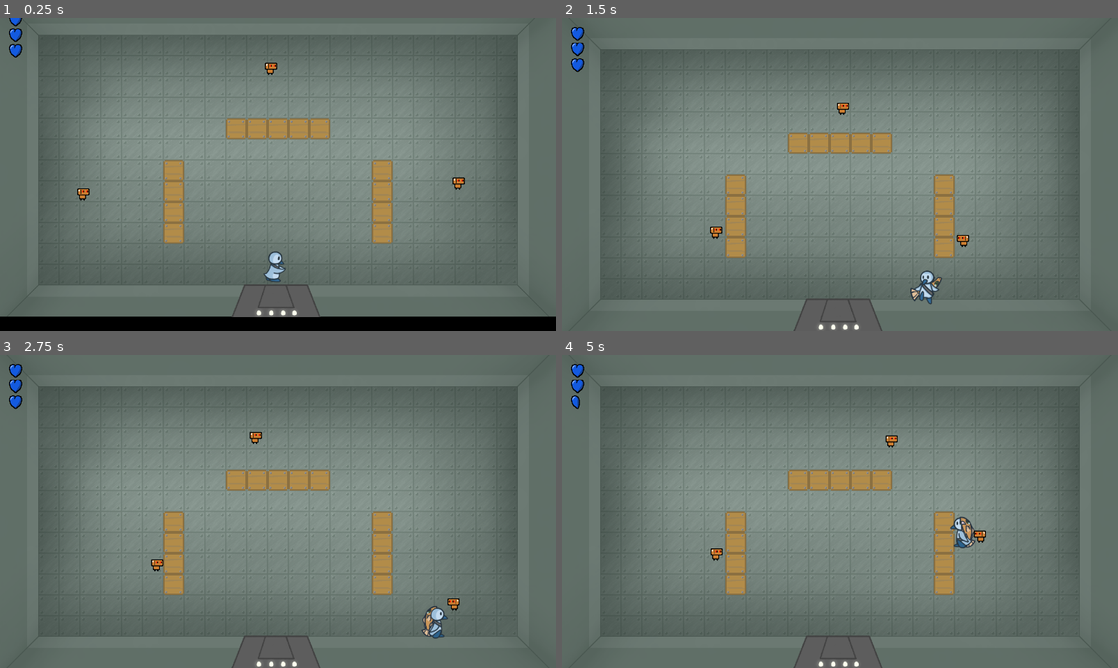
Above: before the commit, frames 1-4 (two rows, left to right).
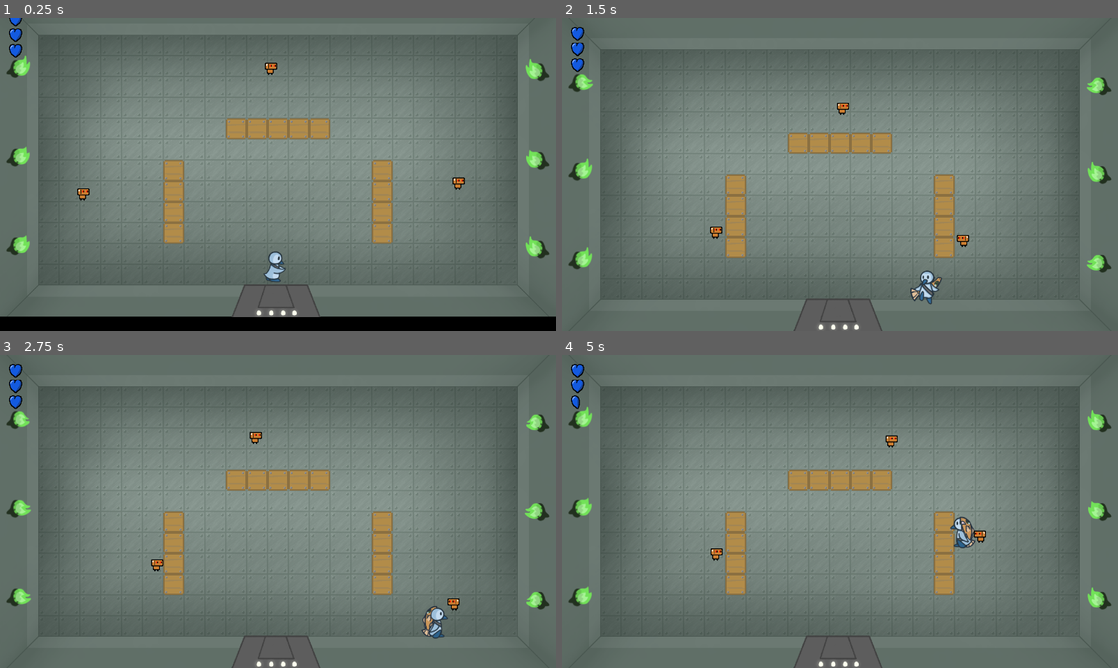
Above: after the commit, the same moments.

Repository: actually-reb/fenrir-2020
Game: Godot game, scene res://scene/Main.tscn
Two runs of this game, one before a commit and one after it. Both use one fixed random seed, a clock stepped at 60 frames per second and the inputs below.
Inputs (mouse positions are in pixels of both pictures, inside the frame that each line leads up to):
- Up to frame 1 (0.25 s): no input
- Up to frame 2 (1.5 s): move the mouse to (962, 158) at 0.52 s; hold D (move_right) 0.53-1.28 s; click (962, 158) at 0.67 s; move the mouse to (728, 190) at 1.27 s; hold S (move_down) from 1.28 s (still down)
- Up to frame 3 (2.75 s): move the mouse to (333, 442) at 2.02 s; release S (move_down) at 2.03 s; hold D (move_right) from 2.03 s (still down)
- Up to frame 4 (5 s): move the mouse to (812, 574) at 2.77 s; release D (move_right) at 2.78 s; hold W (move_up) 2.78-3.53 s; click (812, 574) at 2.92 s; move the mouse to (1006, 558) at 3.52 s; hold A (move_left) from 3.53 s (still down); move the mouse to (673, 464) at 4.27 s

The runs differ from the first frame. In frame 1, 1.1% of the frame differs, in the area x 1-99%, y 12-77%; in frame 2, 1.0%; in frame 3, 1.0%; in frame 4, 1.1%.

Commit message:
added torches to basefloor

Diff:
--- a/floors/BaseFloor.tscn
+++ b/floors/BaseFloor.tscn
@@ -1,7 +1,8 @@
-[gd_scene load_steps=7 format=2]
+[gd_scene load_steps=8 format=2]
 
 [ext_resource path="res://sprite/floor.png" type="Texture" id=1]
 [ext_resource path="res://floors/BaseFloor.gd" type="Script" id=2]
+[ext_resource path="res://floors/Torch.tscn" type="PackedScene" id=3]
 
 [sub_resource type="RectangleShape2D" id=1]
 extents = Vector2( 568.052, 144 )
@@ -19,17 +20,18 @@
 z_index = -5
 script = ExtResource( 2 )
 
+[node name="Sprite" type="Sprite" parent="."]
+texture = ExtResource( 1 )
+centered = false
+
 [node name="Floor" type="StaticBody2D" parent="." groups=[
 "wall",
 ]]
+visible = false
 z_index = -1
 __meta__ = {
 "_edit_lock_": true
 }
-
-[node name="Sprite" type="Sprite" parent="Floor"]
-texture = ExtResource( 1 )
-centered = false
 
 [node name="CollisionShape2D" type="CollisionShape2D" parent="Floor"]
 position = Vector2( 640, -72 )
@@ -46,3 +48,30 @@
 [node name="CollisionShape2D4" type="CollisionShape2D" parent="Floor"]
 position = Vector2( 1360, 384 )
 shape = SubResource( 4 )
+
+[node name="Torch" parent="." instance=ExtResource( 3 )]
+position = Vector2( 40, 144 )
+frame = 1
+
+[node name="Torch2" parent="." instance=ExtResource( 3 )]
+position = Vector2( 40, 348 )
+frame = 1
+
+[node name="Torch3" parent="." instance=ExtResource( 3 )]
+position = Vector2( 40, 552 )
+frame = 0
+
+[node name="Torch4" parent="." instance=ExtResource( 3 )]
+position = Vector2( 1239.5, 151.5 )
+frame = 1
+flip_h = true
+
+[node name="Torch5" parent="." instance=ExtResource( 3 )]
+position = Vector2( 1239.5, 355.5 )
+frame = 0
+flip_h = true
+
+[node name="Torch6" parent="." instance=ExtResource( 3 )]
+position = Vector2( 1239.5, 559.5 )
+frame = 0
+flip_h = true
--- /dev/null
+++ b/floors/Torch.gd
@@ -0,0 +1,4 @@
+extends AnimatedSprite
+
+func _ready():
+	frame = randi() % 2
--- /dev/null
+++ b/floors/Torch.tscn
@@ -0,0 +1,22 @@
+[gd_scene load_steps=8 format=2]
+
+[ext_resource path="res://sprite/torch.png" type="Texture" id=1]
+[ext_resource path="res://sprite/torch_1_and_a_half.png" type="Texture" id=2]
+[ext_resource path="res://sprite/torch_2.png" type="Texture" id=3]
+[ext_resource path="res://sprite/torch_3.png" type="Texture" id=4]
+[ext_resource path="res://sprite/torch_4.png" type="Texture" id=5]
+[ext_resource path="res://floors/Torch.gd" type="Script" id=6]
+
+[sub_resource type="SpriteFrames" id=1]
+animations = [ {
+"frames": [ ExtResource( 1 ), ExtResource( 2 ), ExtResource( 3 ), ExtResource( 4 ), ExtResource( 5 ) ],
+"loop": true,
+"name": "default",
+"speed": 3.0
+} ]
+
+[node name="Torch" type="AnimatedSprite"]
+frames = SubResource( 1 )
+frame = 2
+playing = true
+script = ExtResource( 6 )
--- a/scene/Title.tscn
+++ b/scene/Title.tscn
@@ -1,10 +1,16 @@
-[gd_scene load_steps=2 format=2]
+[gd_scene load_steps=3 format=2]
 
 [ext_resource path="res://sprite/CoC_Op_in_progress.png" type="Texture" id=1]
+[ext_resource path="res://music/titlescreen.ogg" type="AudioStream" id=2]
 
 [node name="Title" type="Node2D"]
 
-[node name="Sprite" type="Sprite" parent="."]
-position = Vector2( -405.791, -176.199 )
+[node name="AudioStreamPlayer" type="AudioStreamPlayer" parent="."]
+stream = ExtResource( 2 )
+autoplay = true
+
+[node name="Background" type="Sprite" parent="."]
+position = Vector2( -56, 0 )
+scale = Vector2( 0.724, 0.724 )
 texture = ExtResource( 1 )
 centered = false
Not shown, added: sprite/torch.png.import
Not shown, added: sprite/torch_1_and_a_half.png.import
Not shown, added: sprite/torch_2.png.import
Not shown, added: sprite/torch_3.png.import
Not shown, added: sprite/torch_4.png.import
